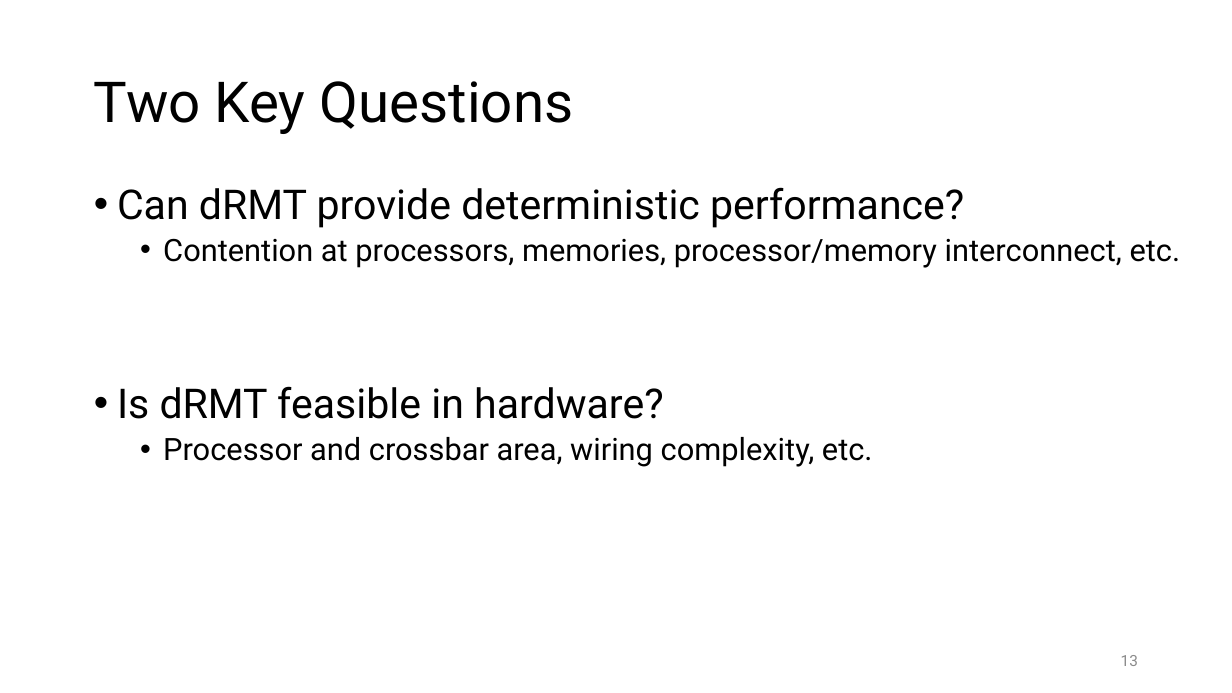
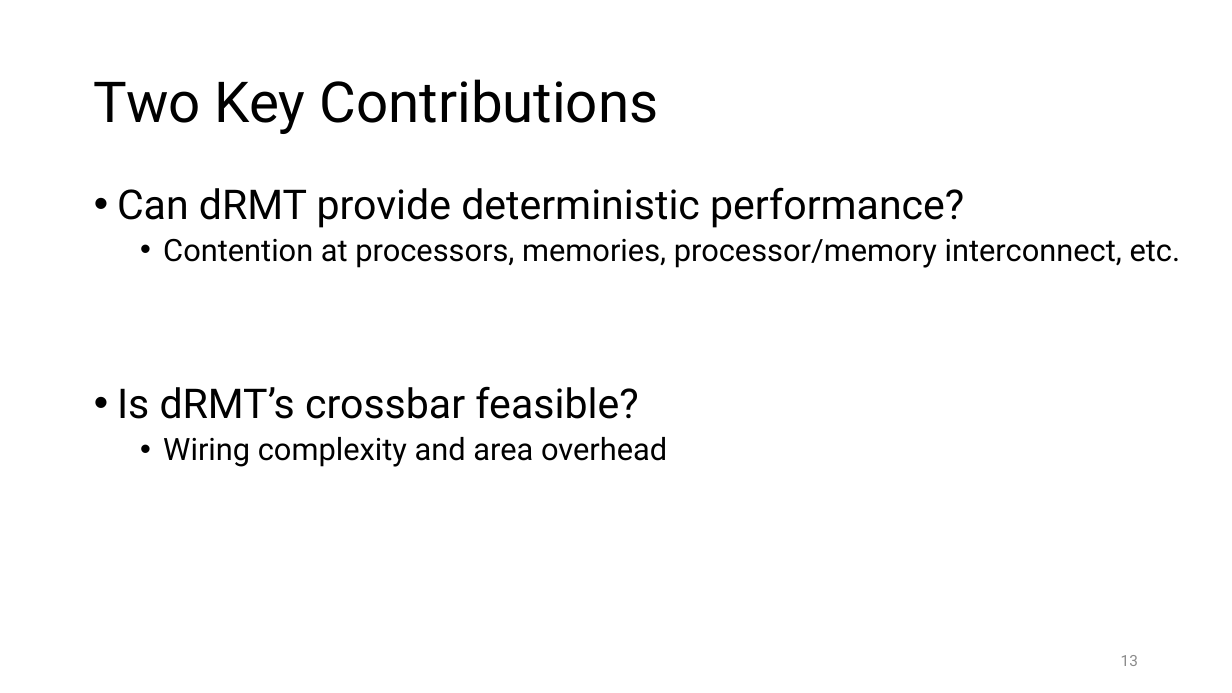
Before and after one commit to anirudhSK/drmt_talk, a slide deck: slide 13 of drmt_sigcomm.pptx. Drawn at 1232x693 pixels with LibreOffice and Linux fonts; fonts in the diff are those of the drawing. Boxes give left, top, right and bottom in pixels: in the first picture for what was removed or moved away, otherwise in the second. Text is boxed around its words. In the diff, an @@ line names an element or a change of style, - is before the commit and + after.

Commit message:
Add bar chart for area overhead, articulate key idea a bit more precisely

```diff
--- a/drmt_sigcomm.pptx
+++ b/drmt_sigcomm.pptx
@@ title at <box>94,79,659,134</box>: text changed @@
-Two Key Questions
+Two Key Contributions
@@ text at <box>117,386,667,467</box>: text changed @@
-• Is dRMT feasible in hardware?
-  • Processor and crossbar area, wiring complexity, etc.
+• Is dRMT’s crossbar feasible?
+  • Wiring complexity and area overhead
```
Also in this commit, not shown: 7 other slides changed.
